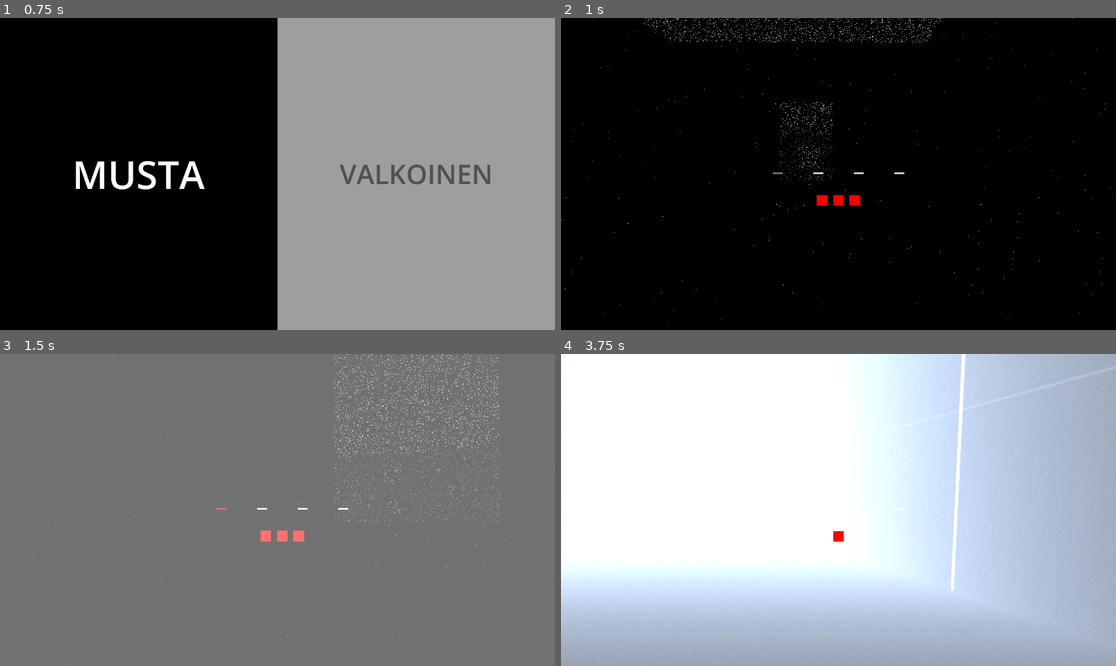
Above: before the commit, frames 1-4 (two rows, left to right).
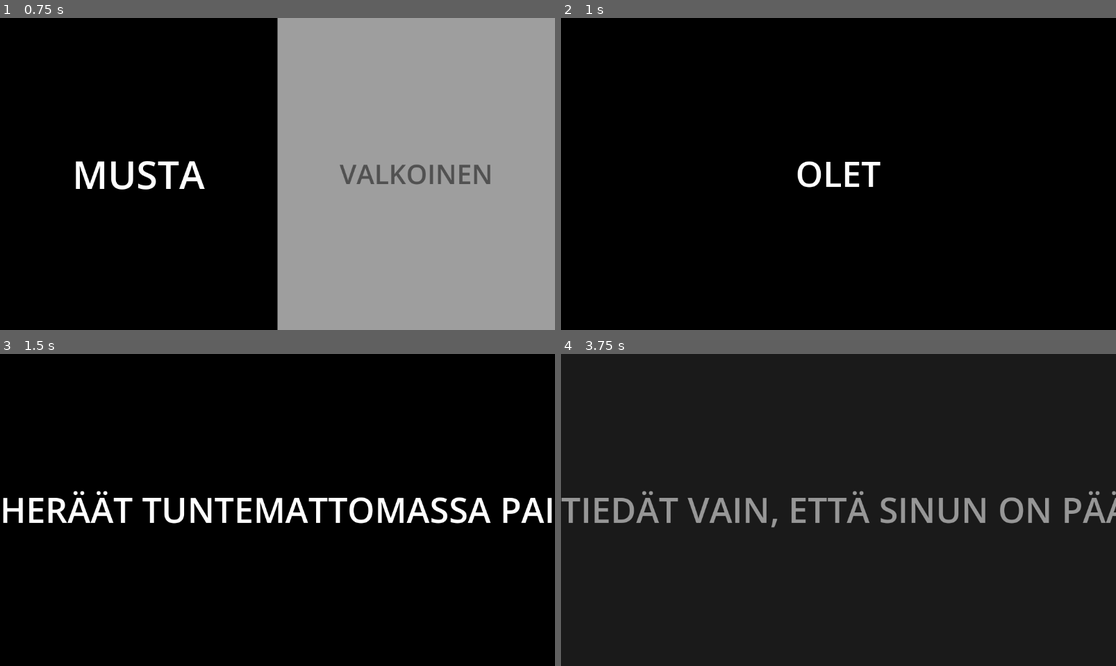
Above: after the commit, the same moments.

Repository: aapolipponen/otajamit-30-1-2026
Game: Godot game, scene res://MainMenu.tscn
Same seed, same stepped clock (60 frames per second), same inputs: the game is played once before the commit and once after it. A sky picture missing from this copy of the repository is replaced by a grey-blue gradient.
Inputs (mouse positions are in pixels of both pictures, inside the frame that each line leads up to):
- Up to frame 1 (0.75 s): click (138, 174) at 0.52 s
- Up to frame 2 (1 s): no input
- Up to frame 3 (1.5 s): tap Enter at 1.25 s; move the mouse to (305, 510) at 1.27 s; hold W (forward) from 1.28 s (still down); tap 0 at 1.35 s
- Up to frame 4 (3.75 s): keep holding W (forward); tap Space (jump) at 1.52, 2.27 s; tap 9 at 1.55, 2.1, 3.05 s; move the mouse to (810, 510) at 2.02 s; tap 0 at 2.3 s; move the mouse to (849, 503) at 2.77 s; hold Shift (sprint) 2.78-3.53 s; move the mouse to (832, 516) at 3.52 s; tap P (toggle_post_fx) at 3.6 s

Frame 1 is identical in both runs. In frame 2, 1.3% of the frame differs, in the area x 0-100%, y 0-99%; in frame 3, 100%; in frame 4, 100%, in the area x 0-100%, y 0-100%.

Commit message:
final-ish changes

Diff:
--- a/DepthIntersectionMask.gd
+++ /dev/null
@@ -1,99 +0,0 @@
-@tool
-class_name VSNode_DepthIntersectionMask
-extends VisualShaderNodeCustom
-
-###################
-## Base Props
-###################
-func _get_name() -> String:
-	return "DepthIntersectionMask"
-
-func _get_category() -> String:
-	return "Utility"
-
-func _get_description() -> String:
-	return "Creates a mask based on depth intersection with scene geometry"
-
-func _get_return_icon_type() -> PortType:
-	return VisualShaderNode.PORT_TYPE_SCALAR
-
-#################
-## Input props
-#################
-func _get_input_port_count() -> int:
-	return 1
-
-func _get_input_port_name(port: int) -> String:
-	return "Distance"
-
-func _get_input_port_type(port: int) -> PortType:
-	return VisualShaderNode.PORT_TYPE_SCALAR
-
-func _get_input_port_default_value(port: int) -> Variant:
-	return 1.0  # Default intersection distance
-
-#################
-## Output props
-#################
-func _get_output_port_count() -> int:
-	return 1
-
-func _get_output_port_name(port: int) -> String:
-	return "Mask"
-
-func _get_output_port_type(port: int) -> PortType:
-	return VisualShaderNode.PORT_TYPE_SCALAR
-
-#################
-## Global code
-#################
-func _get_global_code(mode: Shader.Mode) -> String:
-	return """
-uniform sampler2D depth_texture : hint_depth_texture, filter_nearest;
-"""
-
-#################
-## Main shader code
-#################
-func _get_code(input_vars: Array[String], output_vars: Array[String],
-		mode: Shader.Mode, type: VisualShader.Type) -> String:
-
-	var code_template = """
-	{{
-		// Sample the depth texture
-		float depth = texture(depth_texture, SCREEN_UV).x;
-
-		// Convert to normalized device coordinates based on renderer
-		vec3 ndc;
-		#if CURRENT_RENDERER == RENDERER_COMPATIBILITY
-			ndc = vec3(SCREEN_UV, depth) * 2.0 - 1.0;
-		#else
-			ndc = vec3(SCREEN_UV * 2.0 - 1.0, depth);
-		#endif
-
-		// Convert to view space to get linear depth
-		vec4 view = INV_PROJECTION_MATRIX * vec4(ndc, 1.0);
-		view.xyz /= view.w;
-		float scene_linear_depth = -view.z;
-
-		// Get current fragment depth in view space
-		float fragment_depth = -VERTEX.z;
-
-		// Calculate depth difference
-		float depth_diff = abs(scene_linear_depth - fragment_depth);
-
-		// Create mask based on intersection distance (inverted by default)
-		float intersection_distance = {distance_input};
-		float mask = 1.0 - clamp(depth_diff / intersection_distance, 0.0, 1.0);
-
-		{mask_output} = mask;
-	}}
-	"""
-
-	return code_template.format({
-		"distance_input": input_vars[0] if input_vars[0] != "" else "1.0",
-		"mask_output": output_vars[0]
-	})
-
-func _is_available(mode: Shader.Mode, type: VisualShader.Type) -> bool:
-	return mode == Shader.MODE_SPATIAL && type == VisualShader.TYPE_FRAGMENT
--- /dev/null
+++ b/EndingScreen.gd
@@ -0,0 +1,232 @@
+class_name EndingScreen
+extends Control
+
+# ==================================================
+# CONFIG (Set via Inspector or Externally)
+# ==================================================
+@export_group("Audio")
+@export var text_sound: AudioStream
+@export var win_sound: AudioStream
+@export var lose_sound: AudioStream
+
+# ==================================================
+# CONSTANTS
+# ==================================================
+const WIN_COLOR = Color(0.2, 1.0, 0.2) # Bright Green
+const LOSE_COLOR = Color(1.0, 0.0, 0.0) # Bright Red
+
+# ==================================================
+# STATE
+# ==================================================
+var screens: Array[String] = []
+var final_color: Color = Color.WHITE # Legacy support
+var screen_index := 0
+var is_typing := false
+var input_locked := true
+
+# Tweens
+var typing_tween: Tween
+var bg_tween: Tween
+var shake_tween: Tween
+
+# ==================================================
+# UI NODES
+# ==================================================
+var bg: ColorRect
+var title_label: Label
+var audio_player: AudioStreamPlayer
+
+# ==================================================
+# LIFECYCLE
+# ==================================================
+func _ready():
+	build_ui()
+	play_screen()
+
+func build_ui():
+	# Determine initial contrast based on player type
+	var is_black_player := GameGlobal.player_type == "Musta"
+	var initial_bg = Color.BLACK if is_black_player else Color.WHITE
+	var initial_text = Color.WHITE if is_black_player else Color.BLACK
+
+	bg = ColorRect.new()
+	bg.color = initial_bg
+	bg.set_anchors_preset(Control.PRESET_FULL_RECT)
+	add_child(bg)
+
+	title_label = Label.new()
+	title_label.text = ""
+	title_label.add_theme_font_size_override("font_size", 72)
+	title_label.horizontal_alignment = HORIZONTAL_ALIGNMENT_CENTER
+	title_label.vertical_alignment = VERTICAL_ALIGNMENT_CENTER
+	title_label.set_anchors_preset(Control.PRESET_FULL_RECT)
+	title_label.modulate = initial_text
+	add_child(title_label)
+
+	audio_player = AudioStreamPlayer.new()
+	add_child(audio_player)
+
+# ==================================================
+# CORE LOGIC
+# ==================================================
+func play_screen():
+	input_locked = true
+	is_typing = true
+	title_label.text = ""
+
+	if screen_index >= screens.size():
+		return
+
+	# Check if this is the very last screen
+	if screen_index == screens.size() - 1:
+		play_final_sequence()
+		return
+
+	# Standard typing
+	var text := screens[screen_index]
+
+	if typing_tween: typing_tween.kill()
+	typing_tween = create_tween()
+
+	for i in range(text.length()):
+		typing_tween.tween_callback(func():
+			title_label.text += text[i]
+			play_text_sound()
+		)
+		typing_tween.tween_interval(0.05)
+
+	typing_tween.tween_callback(func():
+		finish_screen_logic()
+	)
+
+func next_screen():
+	screen_index += 1
+	play_screen()
+
+# ==================================================
+# FINAL SEQUENCE
+# ==================================================
+func play_final_sequence():
+	var text = screens[screen_index]
+
+	if typing_tween: typing_tween.kill()
+
+	# Show final text instantly
+	title_label.text = text
+	is_typing = false
+	input_locked = true
+
+	# 1. Determine Win/Loss
+	var lower_text = text.to_lower()
+	var is_win = false
+
+	# Simple keyword detection for Finnish
+	if "voit" in lower_text or "onnittelut" in lower_text or "selvis" in lower_text or "loppu" in lower_text:
+		if not ("hävis" in lower_text or "kuol" in lower_text):
+			is_win = true
+
+	# 2. Apply Effects based on result
+	if is_win:
+		title_label.modulate = WIN_COLOR
+		play_sound_override(win_sound)
+		# No shake for winning
+	else:
+		title_label.modulate = LOSE_COLOR
+		play_sound_override(lose_sound)
+		screen_shake(15.0, 1.0) # Shake only on loss, reduced intensity
+
+	# 3. Quit after delay
+	await get_tree().create_timer(4.0).timeout
+	get_tree().quit()
+
+# ==================================================
+# INPUT
+# ==================================================
+func _unhandled_input(event):
+	if not (event is InputEventKey and event.pressed):
+		return
+
+	if is_typing:
+		finish_screen_logic()
+		return
+
+	if not input_locked:
+		next_screen()
+
+func finish_screen_logic():
+	if typing_tween: typing_tween.kill()
+
+	var text = screens[screen_index]
+	title_label.text = text
+	is_typing = false
+
+	apply_text_effects(text)
+
+	if screen_index == screens.size() - 1:
+		play_final_sequence()
+	else:
+		input_locked = false
+
+# ==================================================
+# TEXT EFFECTS
+# ==================================================
+func apply_text_effects(text: String):
+	match text:
+		"MAAILMA HALKEAA":
+			screen_shake(12, 0.8) # Reduced from 28
+
+		"AIKA PYSÄHTYY":
+			slow_motion(0.1, 2.0)
+
+		"KAIKKI MUUTTUU VALKOISEKSI":
+			fade_background(Color.WHITE, Color.BLACK)
+
+		"KAIKKI PIMENEE":
+			fade_background(Color.BLACK, Color.WHITE)
+
+# ==================================================
+# VISUAL FX
+# ==================================================
+func fade_background(bg_color: Color, text_color: Color):
+	if bg_tween: bg_tween.kill()
+	bg_tween = create_tween()
+	bg_tween.set_parallel(true)
+	bg_tween.tween_property(bg, "color", bg_color, 1.5)
+	bg_tween.tween_property(title_label, "modulate", text_color, 1.5)
+
+func screen_shake(strength := 10.0, duration := 0.5):
+	if shake_tween: shake_tween.kill()
+
+	var original_pos := Vector2.ZERO
+	shake_tween = create_tween()
+	var steps := int(duration / 0.04)
+
+	for i in range(steps):
+		var offset := Vector2(
+			randf_range(-strength, strength),
+			randf_range(-strength, strength)
+		)
+		shake_tween.tween_property(self, "position", original_pos + offset, 0.04)
+
+	shake_tween.tween_property(self, "position", original_pos, 0.05)
+
+func slow_motion(scale := 0.3, duration := 1.5):
+	Engine.time_scale = scale
+	await get_tree().create_timer(duration * scale).timeout
+	Engine.time_scale = 1.0
+
+# ==================================================
+# AUDIO
+# ==================================================
+func play_text_sound():
+	if not text_sound: return
+	audio_player.stream = text_sound
+	audio_player.pitch_scale = randf_range(0.9, 1.1)
+	audio_player.play()
+
+func play_sound_override(stream: AudioStream):
+	if not stream: return
+	audio_player.stop() # Stop any typing sounds
+	audio_player.stream = stream
+	audio_player.pitch_scale = 1.0
+	audio_player.play()
--- /dev/null
+++ b/EndingScreen.tscn
@@ -0,0 +1,16 @@
+[gd_scene format=3 uid="uid://c2fe3y5j47nb0"]
+
+[ext_resource type="Script" uid="uid://cb1q7bu4l30ja" path="res://EndingScreen.gd" id="1_2hgtk"]
+[ext_resource type="AudioStream" uid="uid://rxa0617lrp1j" path="res://single-key-press-393908.mp3" id="2_q1ioq"]
+
+[node name="EndingScreen" type="Control" unique_id=1717601703]
+layout_mode = 3
+anchors_preset = 15
+anchor_right = 1.0
+anchor_bottom = 1.0
+grow_horizontal = 2
+grow_vertical = 2
+mouse_filter = 2
+mouse_behavior_recursive = 1
+script = ExtResource("1_2hgtk")
+text_sound = ExtResource("2_q1ioq")
--- /dev/null
+++ b/IntroScreen.gd
@@ -0,0 +1,200 @@
+class_name IntroScreen
+extends Control
+
+# ==================================================
+# CONFIG
+# ==================================================
+@export_group("Audio")
+@export var text_sound: AudioStream
+
+var screens: Array[String] = []
+
+# ==================================================
+# STATE
+# ==================================================
+var screen_index := 0
+var input_locked := true
+var is_typing := false
+
+# Tweens
+var typing_tween: Tween
+var prompt_tween: Tween
+var shake_tween: Tween
+var fade_tween: Tween
+
+# ==================================================
+# UI NODES
+# ==================================================
+var bg: ColorRect
+var title_label: Label
+var prompt_label: Label
+var audio_player: AudioStreamPlayer
+
+# ==================================================
+# LIFECYCLE
+# ==================================================
+func _ready():
+	build_ui()
+	play_screen()
+
+func build_ui():
+	var is_black := GameGlobal.player_type == "Musta"
+	var text_color = Color.WHITE if is_black else Color.BLACK
+
+	# Background
+	bg = ColorRect.new()
+	bg.color = Color.BLACK if is_black else Color.WHITE
+	bg.set_anchors_preset(Control.PRESET_FULL_RECT)
+	add_child(bg)
+
+	# Main Text
+	title_label = Label.new()
+	title_label.add_theme_font_size_override("font_size", 72)
+	title_label.horizontal_alignment = HORIZONTAL_ALIGNMENT_CENTER
+	title_label.vertical_alignment = VERTICAL_ALIGNMENT_CENTER
+	title_label.set_anchors_preset(Control.PRESET_FULL_RECT)
+	title_label.modulate = text_color
+	add_child(title_label)
+
+	# "Press Any Key" Prompt
+	prompt_label = Label.new()
+	prompt_label.text = "PAINA MITÄ TAHANSA NÄPPÄINTÄ"
+	prompt_label.add_theme_font_size_override("font_size", 22)
+	prompt_label.horizontal_alignment = HORIZONTAL_ALIGNMENT_CENTER
+	prompt_label.vertical_alignment = VERTICAL_ALIGNMENT_CENTER
+	prompt_label.set_anchors_preset(Control.PRESET_FULL_RECT)
+	prompt_label.position.y += 120 # Offset slightly down
+	prompt_label.modulate = text_color
+	prompt_label.modulate.a = 0.0 # Start hidden
+	add_child(prompt_label)
+
+	# Audio
+	audio_player = AudioStreamPlayer.new()
+	add_child(audio_player)
+
+# ==================================================
+# CORE LOGIC
+# ==================================================
+func play_screen():
+	# Reset State
+	input_locked = true
+	is_typing = true
+	title_label.text = ""
+	prompt_label.modulate.a = 0.0 # Hide prompt
+
+	# Kill old tweens
+	if typing_tween: typing_tween.kill()
+	if prompt_tween: prompt_tween.kill()
+
+	var text = screens[screen_index]
+
+	# Start Typing
+	typing_tween = create_tween()
+	for i in range(text.length()):
+		typing_tween.tween_callback(func():
+			title_label.text += text[i]
+			play_text_sound()
+		)
+		typing_tween.tween_interval(0.05)
+
+	# On Complete
+	typing_tween.tween_callback(func():
+		finish_screen_logic()
+	)
+
+func next_screen():
+	screen_index += 1
+	if screen_index >= screens.size():
+		fade_out_and_start()
+	else:
+		play_screen()
+
+# ==================================================
+# INPUT HANDLING
+# ==================================================
+func _unhandled_input(event):
+	if not (event is InputEventKey and event.pressed):
+		return
+
+	# 1. Kill prompt fade-in on any key press
+	if prompt_tween: prompt_tween.kill()
+	prompt_label.modulate.a = 0.0
+
+	# 2. If Typing -> Finish text instantly (Don't skip screen yet)
+	if is_typing:
+		finish_screen_logic()
+		return
+
+	# 3. If Done -> Go Next
+	if not input_locked:
+		next_screen()
+
+func finish_screen_logic():
+	if typing_tween: typing_tween.kill()
+
+	var text = screens[screen_index]
+	title_label.text = text
+	is_typing = false
+	input_locked = false
+
+	# Optional: Check for dramatic keywords in intro too
+	apply_text_effects(text)
+
+	schedule_prompt()
+
+func schedule_prompt():
+	# Wait a bit, then fade in the prompt
+	prompt_tween = create_tween()
+	prompt_tween.tween_interval(1.0)
+	prompt_tween.tween_property(prompt_label, "modulate:a", 0.5, 1.0)
+
+# ==================================================
+# TRANSITION
+# ==================================================
+func fade_out_and_start():
+	input_locked = true
+	if prompt_tween: prompt_tween.kill()
+	prompt_label.modulate.a = 0.0
+
+	# Fade out the background (revealing the game scene behind, or black)
+	fade_tween = create_tween()
+	fade_tween.tween_property(bg, "modulate:a", 0.0, 2.0)
+	fade_tween.parallel().tween_property(title_label, "modulate:a", 0.0, 1.5)
+
+	fade_tween.tween_callback(func():
+		get_tree().change_scene_to_file("res://Testing.tscn")
+		queue_free()
+	)
+
+# ==================================================
+# EFFECTS & AUDIO
+# ==================================================
+func play_text_sound():
+	if not text_sound: return
+	audio_player.stream = text_sound
+	audio_player.pitch_scale = randf_range(0.95, 1.05)
+	audio_player.play()
+
+func apply_text_effects(text: String):
+	# If you want dramatic intros like "MAAILMA JÄRKYTTYY"
+	match text:
+		"TÄMÄ ON TARINA...": # Example
+			pass
+		"AIKA PYSÄHTYY":
+			screen_shake(10, 0.5)
+
+func screen_shake(strength := 10.0, duration := 0.5):
+	if shake_tween: shake_tween.kill()
+
+	var original_pos := Vector2.ZERO
+	shake_tween = create_tween()
+	var steps := int(duration / 0.04)
+
+	for i in range(steps):
+		var offset := Vector2(
+			randf_range(-strength, strength),
+			randf_range(-strength, strength)
+		)
+		shake_tween.tween_property(self, "position", original_pos + offset, 0.04)
+
+	shake_tween.tween_property(self, "position", original_pos, 0.05)
--- /dev/null
+++ b/IntroScreen.tscn
@@ -0,0 +1,16 @@
+[gd_scene format=3 uid="uid://diuxrij0f60wl"]
+
+[ext_resource type="Script" uid="uid://cj350e7h7ryy8" path="res://IntroScreen.gd" id="1_5fu17"]
+[ext_resource type="AudioStream" uid="uid://rxa0617lrp1j" path="res://single-key-press-393908.mp3" id="2_fa8w6"]
+
+[node name="IntroScreen" type="Control" unique_id=947570924]
+layout_mode = 3
+anchors_preset = 15
+anchor_right = 1.0
+anchor_bottom = 1.0
+grow_horizontal = 2
+grow_vertical = 2
+mouse_filter = 2
+mouse_behavior_recursive = 1
+script = ExtResource("1_5fu17")
+text_sound = ExtResource("2_fa8w6")
--- a/MainMenu.gd
+++ b/MainMenu.gd
@@ -1,10 +1,13 @@
 # MainMenu.gd
+class_name MainMenu
 extends Control
 
 # ==================================================
 # CONFIG
 # ==================================================
 @export var testing_scene_path := "res://Testing.tscn"
+
+var intro: IntroScreen = preload("res://IntroScreen.tscn").instantiate()
 
 # ==================================================
 # STATE
@@ -133,9 +136,19 @@
 	load_game_scene()
 
 func load_game_scene():
-	var scene = load(testing_scene_path)
-	if scene:
-		get_tree().change_scene_to_packed(scene)
+	var choice_text := "VALKOISEN" if GameGlobal.player_type == "Valkoinen" else "MUSTAN"
+	var world_text := "valkoiselta" if GameGlobal.player_type == "Valkoinen" else "mustalta"
+
+	intro.screens = [
+		"OLET VALINNUT " + choice_text,
+		"HERÄÄT TUNTEMATTOMASSA PAIKASSA",
+		"KAIKKI NÄYTTÄÄ " + world_text.to_upper(),
+		"ET MUISTA MITÄÄN",
+		"TIEDÄT VAIN, ETTÄ SINUN ON PÄÄSTÄVÄ POIS"
+	]
+
+	get_tree().root.add_child(intro)
+	queue_free()
 
 # ==================================================
 # ANIMATION
--- a/Testing.tscn
+++ b/Testing.tscn
@@ -29,6 +29,8 @@
 [ext_resource type="Texture2D" uid="uid://bb8l5fw3vajb7" path="res://Näyttökuva 2026-01-31 144208.png" id="14_ew3d7"]
 [ext_resource type="Material" uid="uid://x1qffxcym4g" path="res://sky.tres" id="28_j0nvx"]
 [ext_resource type="Script" uid="uid://cj0dffufjo88w" path="res://keypad.gd" id="29_ioty2"]
+[ext_resource type="AudioStream" uid="uid://3kqebpr0dstf" path="res://button-press-beep-269718.mp3" id="30_ew3d7"]
+[ext_resource type="AudioStream" uid="uid://pcesv3em1413" path="res://horror-orchestra-warning-338415.mp3" id="31_57ok6"]
 
 [sub_resource type="Sky" id="Sky_ioty2"]
 sky_material = ExtResource("28_j0nvx")
@@ -1518,3 +1520,6 @@
 mouse_filter = 2
 mouse_behavior_recursive = 1
 script = ExtResource("29_ioty2")
+enable_sounds = true
+sound_correct = ExtResource("30_ew3d7")
+sound_wrong = ExtResource("31_57ok6")
--- a/fog.tres
+++ /dev/null
@@ -1,3 +0,0 @@
-[gd_resource type="FogMaterial" format=3 uid="uid://c76pqlfjb8h7r"]
-
-[resource]
--- a/keypad.gd
+++ b/keypad.gd
@@ -54,6 +54,14 @@
 		add_child(audio_player)
 
 # ==================================================
+# COLOR HELPERS
+# ==================================================
+func get_flash_color() -> Color:
+	if GameGlobal.player_type == "Valkoinen":
+		return Color(0.15, 0.15, 0.15) # dark gray for white background
+	return Color.WHITE
+
+# ==================================================
 # UI CONSTRUCTION
 # ==================================================
 func build_ui():
@@ -79,6 +87,7 @@
 		lbl.vertical_alignment = VERTICAL_ALIGNMENT_CENTER
 		lbl.custom_minimum_size = Vector2(64, 80)
 		lbl.add_theme_font_size_override("font_size", 48)
+		lbl.modulate = get_flash_color()
 		digit_labels.append(lbl)
 		digits_container.add_child(lbl)
 
@@ -170,7 +179,6 @@
 		input_locked = false
 		return
 
-	# Show the digit
 	digit_labels[index].text = str(digit)
 
 	if digit == passcode[index]:
@@ -188,7 +196,6 @@
 		else:
 			await debounce()
 	else:
-		# Remove wrong digit immediately
 		digit_labels[index].text = "_"
 
 		var is_last_heart = hearts == 1
@@ -214,6 +221,7 @@
 func update_digits():
 	for i in range(digit_labels.size()):
 		digit_labels[i].text = str(buffer[i]) if i < buffer.size() else "_"
+		digit_labels[i].modulate = get_flash_color()
 
 func update_hearts():
 	for i in range(heart_icons.size()):
@@ -226,7 +234,7 @@
 	digit_labels[index].modulate = Color.GREEN
 	screen_flash(0.5)
 	await wait(0.2)
-	digit_labels[index].modulate = Color.WHITE
+	digit_labels[index].modulate = get_flash_color()
 
 func play_wrong_feedback(index: int, cruel := false):
 	digit_labels[index].modulate = Color.RED
@@ -238,7 +246,7 @@
 		jitter(root_container, 20, 0.4)
 	await chroma_aberration(cruel)
 	await wait(0.25)
-	digit_labels[index].modulate = Color.WHITE
+	digit_labels[index].modulate = get_flash_color()
 
 # ==================================================
 # FLASH, JITTER, CHROMATIC ABERRATION
@@ -271,23 +279,25 @@
 		tween.tween_property(c, "position", Vector2.ZERO, 0.15).set_delay(0.1)
 
 # ==================================================
-# INPUT FLASH (Next Empty Digit, Faster on Last Heart)
+# INPUT FLASH
 # ==================================================
 func start_input_flash():
 	if input_flash_tween and input_flash_tween.is_valid():
 		input_flash_tween.kill()
 
 	input_flash_tween = create_tween()
-	input_flash_tween.set_loops() # infinite loop
+	input_flash_tween.set_loops()
 
 	var next_index = buffer.size()
 	if next_index >= digit_labels.size():
-		return # nothing to flash
+		return
 
 	var lbl = digit_labels[next_index]
+	lbl.modulate = get_flash_color()
+
 	var rate = input_flash_rate
 	if hearts == 1:
-		rate *= 0.4 # faster pulse on last heart
+		rate *= 0.4
 
 	input_flash_tween.tween_property(lbl, "modulate:a", 0.3, rate/2).set_trans(Tween.TRANS_SINE)
 	input_flash_tween.tween_property(lbl, "modulate:a", 1.0, rate/2).set_trans(Tween.TRANS_SINE)
@@ -298,18 +308,75 @@
 func debounce():
 	await wait(debounce_time)
 	input_locked = false
-	start_input_flash() # restart pulse for next empty digit
+	start_input_flash()
 
 func wait(time: float):
 	return get_tree().create_timer(time).timeout
 
+func get_win_screens() -> Array[String]:
+	var is_black := GameGlobal.player_type == "Musta"
+
+	var screens: Array[String] = [
+		"SYÖTETTYÄNNE KOODIN LATTIA ALKAA TÄRISEMÄÄN",
+		"SEINÄT ROMAHTAVAT",
+	]
+
+	if is_black:
+		screens.append("TAIVAAN TÄHDET SAMMUVAT")
+	else:
+		screens.append("KAIKKI PIMENEE")
+
+	screens.append_array([
+		"JA SITTEN",
+		"AVAATTE SILMÄNNE",
+		"MASKI ON KADONNUT",
+		"OLETTE VAPAITA",
+		"VOITIT PELIN"
+	])
+
+	return screens
+
+
+func get_lose_screens() -> Array[String]:
+	var is_black := GameGlobal.player_type == "Musta"
+
+	var screens: Array[String] = [
+		"LATTIA ALKAA TÄRISEMÄÄN",
+		"SEINÄT ROMAHTAVAT",
+		"TAIVAAN TÄHDET SAMMUVAT",
+	]
+
+	if is_black:
+		screens.append("KAIKKI MUUTTUU VALKOISEKSI")
+	else:
+		screens.append("KAIKKI PIMENEE")
+
+	screens.append_array([
+		"ETTEKÄ AVAA SILMIÄNNE ENÄÄ KOSKAAN",
+		"HÄVISIT PELIN"
+	])
+
+	return screens
+
 # ==================================================
 # END STATES
 # ==================================================
 func win():
 	input_locked = true
-	win_screen.visible = true
+
+	var ending := preload("res://EndingScreen.tscn").instantiate()
+	ending.screens = get_win_screens()
+	ending.final_color = Color.GREEN
+
+	get_tree().root.add_child(ending)
+	queue_free()
 
 func lose():
 	input_locked = true
-	lose_screen.visible = true
+
+	var ending := preload("res://EndingScreen.tscn").instantiate()
+	ending.screens = get_lose_screens()
+	ending.final_color = Color.RED
+
+	get_tree().root.add_child(ending)
+	queue_free()
--- a/world_environment_black.tscn
+++ /dev/null
@@ -1,22 +0,0 @@
-[gd_scene format=3 uid="uid://o27h1mh6a675"]
-
-[sub_resource type="ProceduralSkyMaterial" id="ProceduralSkyMaterial_eoqbg"]
-
-[sub_resource type="Sky" id="Sky_un6do"]
-sky_material = SubResource("ProceduralSkyMaterial_eoqbg")
-
-[sub_resource type="Environment" id="Environment_t252q"]
-sky = SubResource("Sky_un6do")
-ssao_intensity = 3.84
-glow_enabled = true
-glow_intensity = 0.59
-fog_light_color = Color(1, 1, 1, 1)
-fog_light_energy = 1.31
-fog_density = 0.5552
-fog_sky_affect = 0.0
-adjustment_brightness = 0.9
-adjustment_contrast = 1.175
-adjustment_saturation = 1.32
-
-[node name="WorldEnvironment2" type="WorldEnvironment" unique_id=609498297]
-environment = SubResource("Environment_t252q")
--- a/world_environment_white.tscn
+++ /dev/null
@@ -1,24 +0,0 @@
-[gd_scene format=3 uid="uid://c0o5sjm7ygdr7"]
-
-[sub_resource type="ProceduralSkyMaterial" id="ProceduralSkyMaterial_eoqbg"]
-
-[sub_resource type="Sky" id="Sky_un6do"]
-sky_material = SubResource("ProceduralSkyMaterial_eoqbg")
-
-[sub_resource type="Environment" id="Environment_t252q"]
-sky = SubResource("Sky_un6do")
-ssao_enabled = true
-ssao_intensity = 3.84
-glow_enabled = true
-glow_intensity = 0.47
-fog_enabled = true
-fog_light_color = Color(1, 1, 1, 1)
-fog_light_energy = 1.31
-fog_density = 0.5552
-fog_sky_affect = 0.0
-adjustment_brightness = 0.9
-adjustment_contrast = 1.175
-adjustment_saturation = 1.32
-
-[node name="WorldEnvironment" type="WorldEnvironment" unique_id=1888773481]
-environment = SubResource("Environment_t252q")
Not shown, removed: DepthIntersectionMask.gd.uid
Not shown, added: EndingScreen.gd.uid
Not shown, added: IntroScreen.gd.uid
Not shown, added: export_presets.cfg
